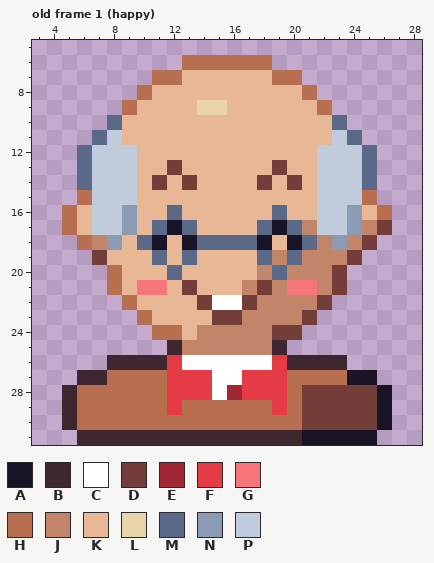
Pixel-art file -- art/owners/face-owner-zippy.aseprite. The picture above is the old version.
32x32 pixels, 4 frames. Shown: old frame 1 (happy): x 3..28, y 5..31.
Palette (. is transparent): A #181425  B #3e2731  C #ffffff  D #733e39  E #a22633  F #e43b44  G #f6757a  H #b86f50  J #c28569  K #e8b796  L #ead4aa  M #5a6988  N #8b9bb4  P #c0cbdc
Pixels before, old frame 1 (happy), first column x 5:
 6 ........HHHHHH........
 7 ......HHKKKKKKHH......
 8 .....HKKKKKKKKKKH.....
 9 ....HKKKKLLKKKKKKH....
10 ...MKKKKKKKKKKKKKKM...
11 ..MPKKKKKKKKKKKKKKPM..
12 .MPPPKKKKKKKKKKKKPPPM.
13 .MPPPKKDKKKKKKDKKPPPM.
14 .MPPPKDKDKKKKDKDKPPPM.
15 .HPPPKKKKKKKKKKKKPPPH.
16 HKPPNKKMKKKKKKMKKPPNKH
17 HKPPNKMAMKKKKMAMJPPNJD
18 .HJNKMAKAMMMMAKAMJNJD.
19 ..DKKKMKMKKKKMJMJJJD..
20 ...HKKKMKKKKKJMJJJD...
21 ...HKGGKDKKKJDJGGJD...
22 ....HKKKKDCCDJJJJD....
23 .....HKKKKDDJJJJD.....
24 ......HHKJJJJJDD......
25 .......BJJJJJJB.......
26 ...BBBBFCCCCCCFBBBB...
27 .BBHHHHFFFCCFFFHHHHAA.
28 BHHHHHHFFFCEFFFHDDDDDA
29 BHHHHHHFHHHHHHFHDDDDDA
30 BHHHHHHHHHHHHHHHDDDDDA
31 .BBBBBBBBBBBBBBBAAAAA.
Now the later version:
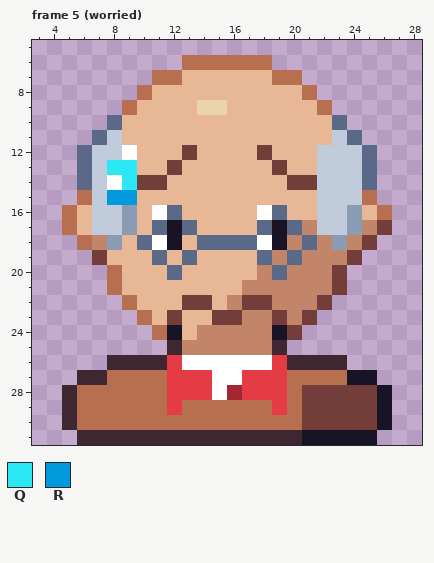
Colours new in this view: Q #2ce8f5  R #0099db
A new or re-ordered frame is compared with the old frame closest to it.
The exact change:
frames 4 -> 5
Changed rows in their new state; - is an unchanged pixel.
Frame 5 (worried) is new; against old frame 1 (happy):
first column x 8:
12 -C---D----D---
13 QQ------------
14 CQD--K----K--D
15 RR------------
16 ---C------C---
18 ---CAK----CAJ-
21 --KK-K----J-JJ
22 -----D-KJ-D---
23 ----D------D--
24 ----A------A--
Boxes around the changes in both pictures, in picture pixels (x1, y1, x2, y2):
changed: (107, 145, 317, 340)
